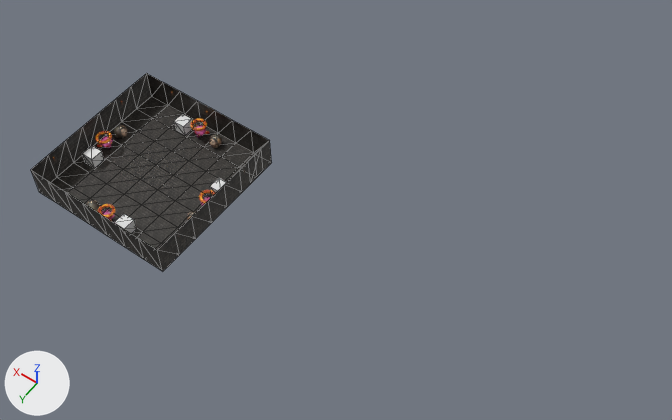
The glTF model resources/models/demo_scene.glb as it was, and as the next commit left it.
Both versions are drawn from a 50 mm lens placed at (-72.8, 46.6, 105.2), pointed at (-26.7, -18.0, 3.8). Lighting does not change. The marker at lower left points along +X, +Y and +Z. Mesh edges are drawn as thin lines on the coarser meshes. Where no turn or scale is listed for an object, it has been applied to the vertices. Vertices at the same position are counted once.

The older version as bpy lines, for what is in view:
```python
mat_material_005 = principled_material('Material.005')
mat_material_005.texture = img_demo_2_4
me_plane_003 = bpy.data.meshes.new('Plane.003')
me_plane_003.from_pydata(...)  # 92 vertices, 154 faces; spans x -12.0..12.0, y -12.0..12.0, z 0.0..5.0
me_plane_003.materials.append(mat_material_005)  # picture img_demo_2_4
ob_plane = bpy.data.objects.new('Plane', me_plane_003)
ob_plane.location = (0.0, -10.0, 0.0)
```
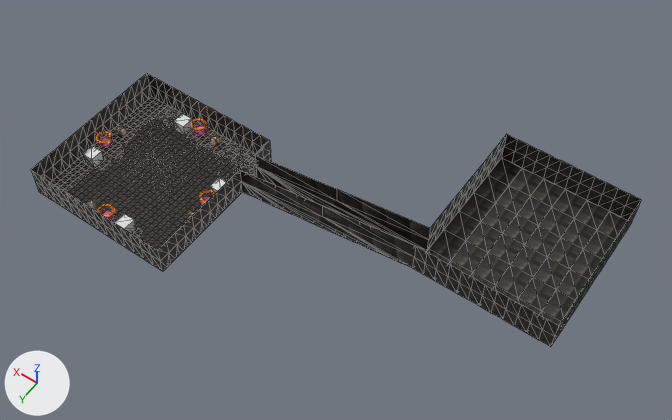
The edits, one by one:
Picture 'brick' (img_brick) is new.
Material 'Material.005' (mat_material_005) changes its picture from img_demo_2_4 to img_brick.
me_plane_003 is used by ob_plane; location (0.0, -10.0, 0.0).
me_plane_003 had 92 vertices, 154 faces and spanned x -12.0..12.0, y -12.0..12.0, z 0.0..5.0.
me_plane_003 now has 1144 vertices, 2135 faces and spans x -61.0..12.0, y -28.6..12.0, z 0.0..10.0.
me_plane_003 part 1: 1052 vertices added at x -61.0..12.0, y -28.6..12.0, z 0.0..10.0.
Mesh me_plane_001 is new.
It has 49 vertices, 72 faces and spans x -61.0..-41.0, y -28.6..-5.1, z 5.0.
It uses material mat_material_005 (picture img_brick).
Object 'Plane.001' (ob_plane_001) is new; it shows me_plane_001.
Its location is (0.0, -10.0, 0.0).

Location of each change, (x1, y1, x2, y2) in pixels of the pictures (672 x 420 px):
'Plane', reshaped (152% wider, 38% taller)
    before: (31, 73, 272, 271)
    after: (31, 73, 641, 347)
'Plane.001', added (black)
    after: (427, 158, 627, 326)
part 1 of me_plane_003, added
    after: (31, 73, 641, 347)
